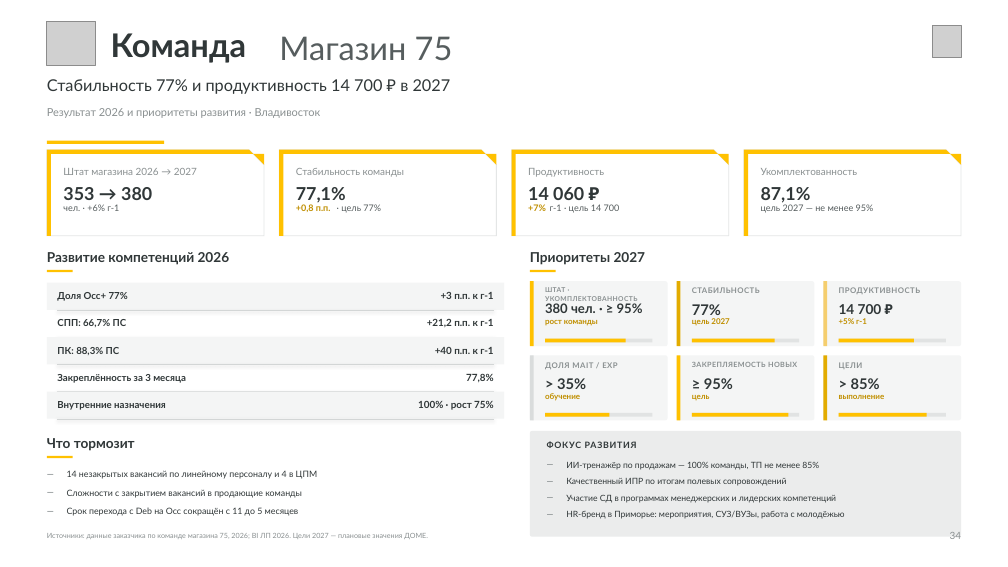
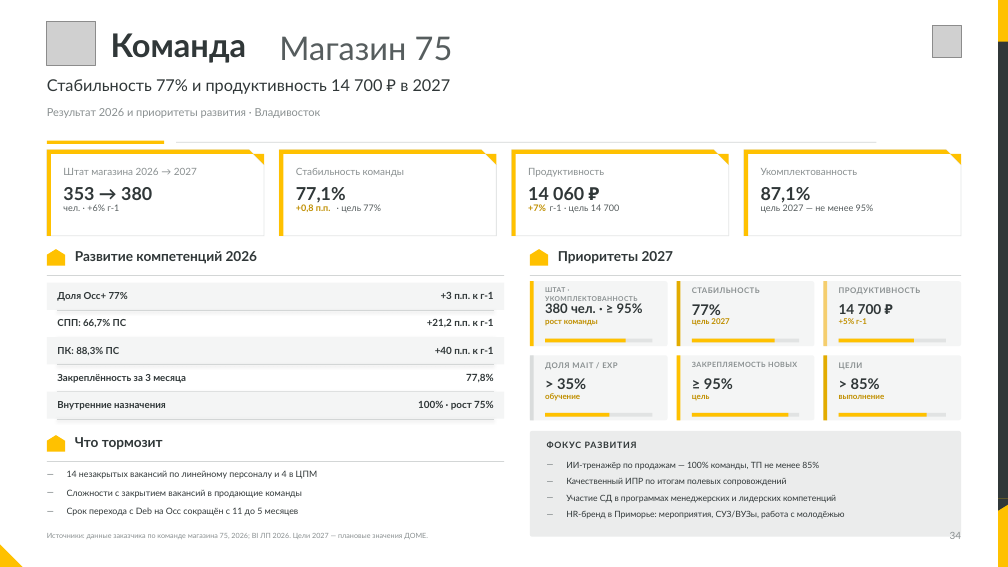
Before and after one commit to dmitrypalych44-ai/power-point, a slide deck: slide 34 of deliverables/deck.pptx. Drawn at 1008x567 pixels with LibreOffice and Linux fonts; fonts in the diff are those of the drawing; grey boxes stand for pictures. Boxes give left, top, right and bottom in pixels: in the first picture for what was removed or moved away, otherwise in the second. Text is boxed around its words. In the diff, an @@ line names an element or a change of style, - is before the commit and + after.

```diff
--- a/deliverables/deck.pptx
+++ b/deliverables/deck.pptx
@@ rectangle added at box(998, 0, 1008, 567), fill #FFC100 @@
@@ rectangle added at box(998, 42, 1008, 498), fill #303738 @@
@@ rectangle added at box(176, 142, 876, 143), fill #D3D6D6 @@
@@ freeform shape added at box(47, 249, 65, 265), fill #FFC100 @@
@@ text "Развитие компетенций 2026": place and size @@
-text "Развитие компетенций 2026" at box(47, 252, 230, 265)
+text "Развитие компетенций 2026" at box(75, 251, 258, 264)
@@ freeform shape added at box(530, 249, 548, 265), fill #FFC100 @@
@@ text "Приоритеты 2027": place and size @@
-text "Приоритеты 2027" at box(530, 252, 646, 265)
+text "Приоритеты 2027" at box(558, 251, 674, 264)
@@ rectangle removed at box(47, 270, 73, 272) @@
@@ rectangle added at box(47, 275, 504, 276), fill #D3D6D6 @@
@@ rectangle removed at box(530, 270, 556, 272) @@
@@ rectangle added at box(530, 275, 961, 276), fill #D3D6D6 @@
@@ freeform shape added at box(47, 435, 65, 451), fill #FFC100 @@
@@ text "Что тормозит": place and size @@
-text "Что тормозит" at box(47, 438, 135, 451)
+text "Что тормозит" at box(75, 437, 163, 450)
@@ rectangle removed at box(47, 456, 73, 458) @@
@@ rectangle added at box(47, 461, 504, 462), fill #D3D6D6 @@
@@ freeform shape added at box(998, 498, 1008, 510), fill #303738 @@
@@ freeform shape added at box(0, 544, 23, 567), fill #FFC100 @@
```
Also in this commit, not shown: 33 other slides changed, 50 other files.
